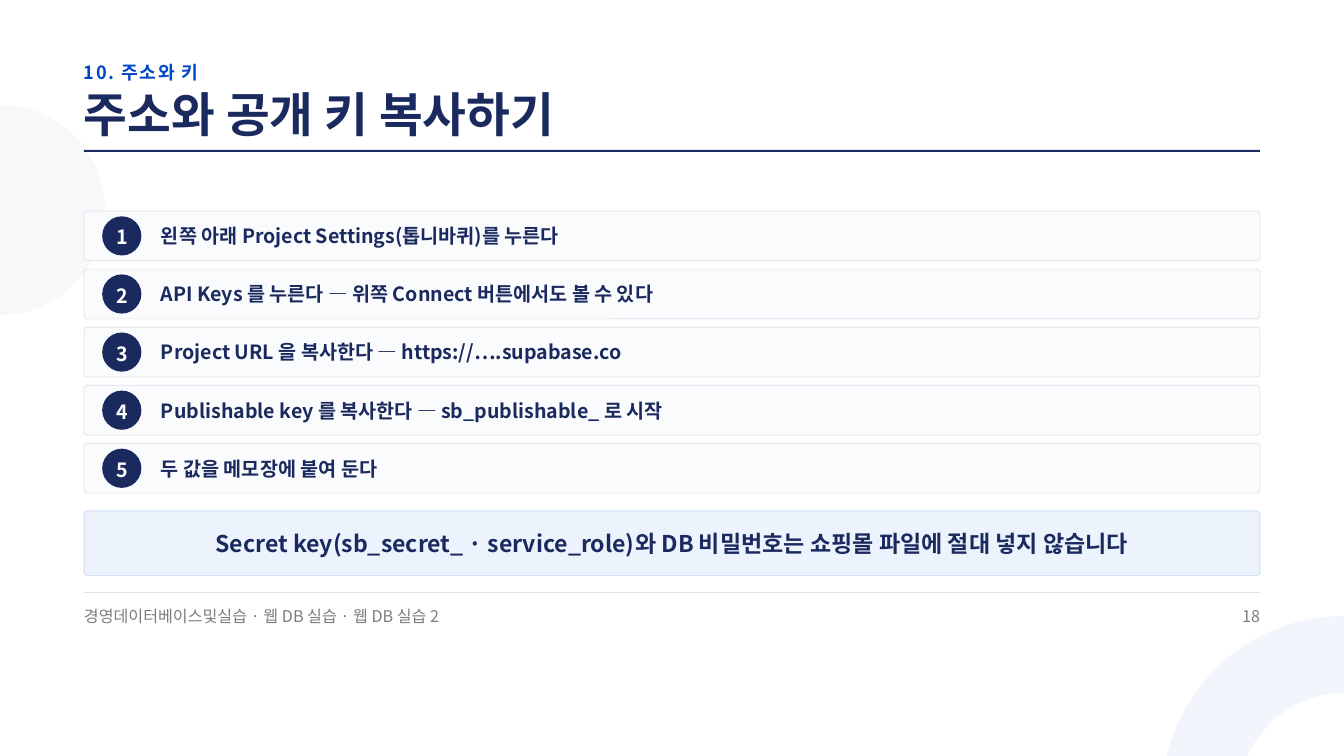
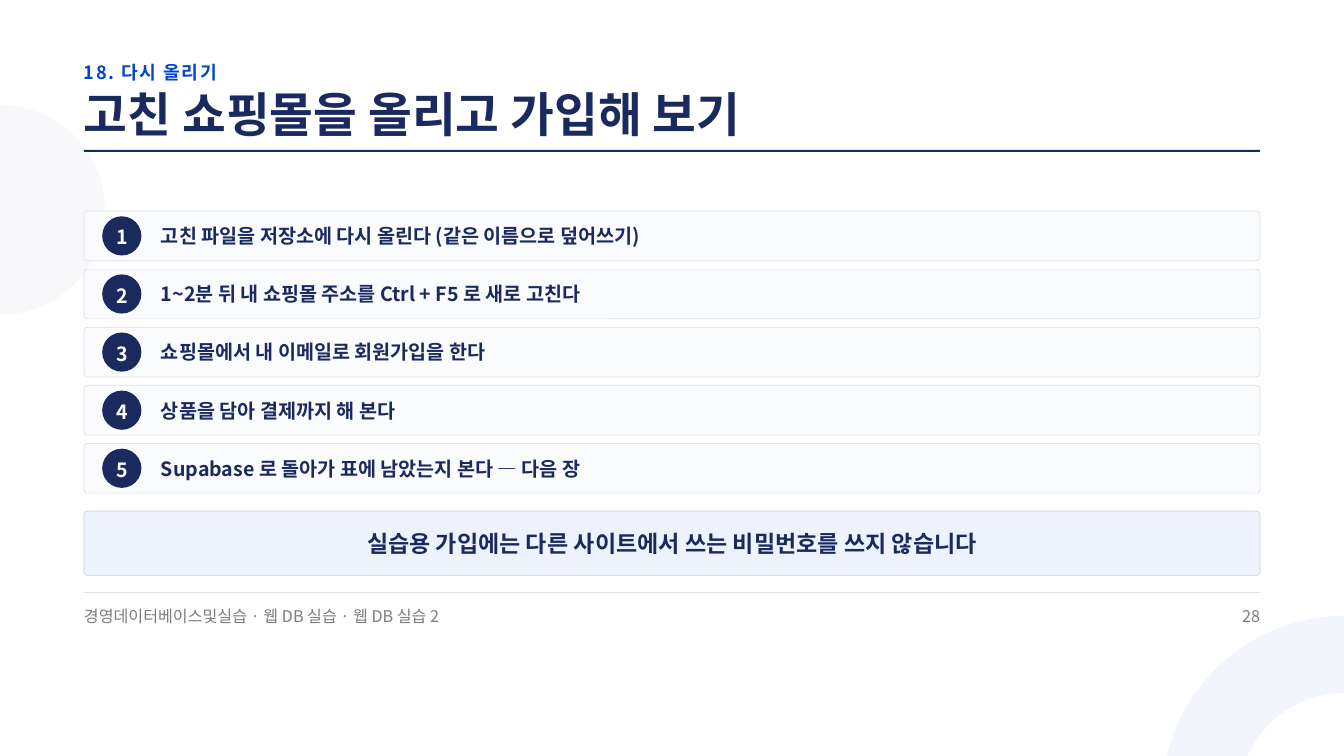
Before and after one commit to jungaistar/materials, a slide deck: slide 28 of koreatech-db/webdb/웹DB실습2_Supabase로_쇼핑몰에_DB_연결하기.pptx (slide 18 before the commit). Drawn at 1344x756 pixels with LibreOffice and Linux fonts; fonts in the diff are those of the drawing. Boxes give left, top, right and bottom in pixels: in the first picture for what was removed or moved away, otherwise in the second. Text is boxed around its words. In the diff, an @@ line names an element or a change of style, - is before the commit and + after.

Commit message:
koreatech-db 웹 DB 실습 강의안(그림 · 프롬프트 · 웹 구조 보강): 웹DB실습2_Supabase로_쇼핑몰에_DB_연결하기.pptx

```diff
--- a/koreatech-db/webdb/웹DB실습2_Supabase로_쇼핑몰에_DB_연결하기.pptx
+++ b/koreatech-db/webdb/웹DB실습2_Supabase로_쇼핑몰에_DB_연결하기.pptx
@@ text at [84,63,217,81]: text changed @@
-10. 주소와 키
+18. 다시 올리기
@@ text at [84,92,741,137]: text changed @@
-주소와 공개 키 복사하기
+고친 쇼핑몰을 올리고 가입해 보기
@@ text at [161,226,640,247]: text changed @@
-왼쪽 아래 Project Settings(톱니바퀴)를 누른다
+고친 파일을 저장소에 다시 올린다 (같은 이름으로 덮어쓰기)
@@ text at [161,284,580,303]: text changed @@
-API Keys 를 누른다 — 위쪽 Connect 버튼에서도 볼 수 있다
+1~2분 뒤 내 쇼핑몰 주소를 Ctrl + F5 로 새로 고친다
@@ text at [161,342,485,361]: text changed @@
-Project URL 을 복사한다 — https://….supabase.co
+쇼핑몰에서 내 이메일로 회원가입을 한다
@@ text at [161,401,395,420]: text changed @@
-Publishable key 를 복사한다 — sb_publishable_ 로 시작
+상품을 담아 결제까지 해 본다
@@ text at [161,459,580,481]: text changed @@
-두 값을 메모장에 붙여 둔다
+Supabase 로 돌아가 표에 남았는지 본다 — 다음 장
@@ text at [367,532,977,554]: text changed @@
-Secret key(sb_secret_ · service_role)와 DB 비밀번호는 쇼핑몰 파일에 절대 넣지 않습니다
+실습용 가입에는 다른 사이트에서 쓰는 비밀번호를 쓰지 않습니다
@@ text at [1242,610,1260,622]: text changed @@
-18
+28
```
Also in this commit, not shown: 29 other slides changed, 5 slides added.
